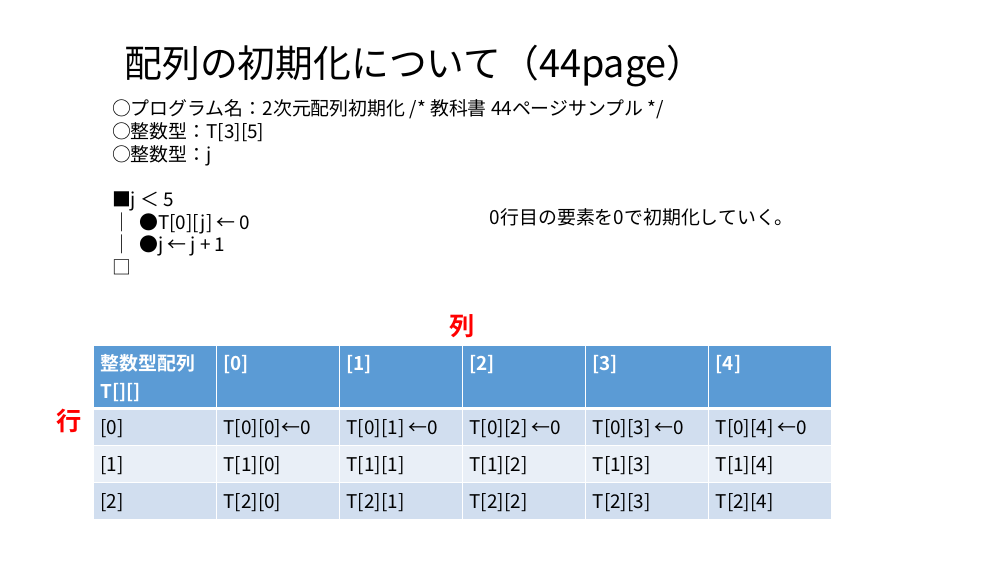
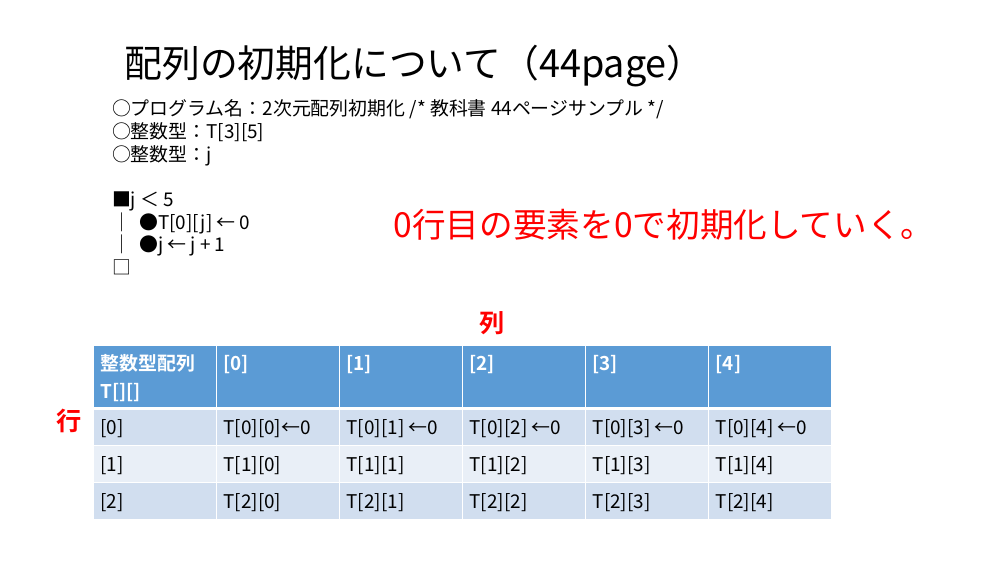
Before and after one commit to masakage/algorithm, a slide deck: slide 4 of docs/第7回2次元配列・計算量.pptx. Drawn at 1008x567 pixels with LibreOffice and Linux fonts; fonts in the diff are those of the drawing. Boxes give left, top, right and bottom in pixels: in the first picture for what was removed or moved away, otherwise in the second. Text is boxed around its words. In the diff, an @@ line names an element or a change of style, - is before the commit and + after.

```diff
--- a/docs/第7回2次元配列・計算量.pptx
+++ b/docs/第7回2次元配列・計算量.pptx
@@ text "0行目の要素を0で初期化していく。": place and size @@
-text "0行目の要素を0で初期化していく。" at [490, 208, 794, 226]
+text "0行目の要素を0で初期化していく。" at [394, 208, 935, 240]
@@ text "0行目の要素を0で初期化していく。" at [394, 208, 935, 240]: size 18 to 32 pt, text colour #000000 to #FF0000 @@
@@ text "列": place and size @@
-text "列" at [449, 314, 474, 338]
+text "列" at [479, 311, 504, 335]
```
Also in this commit, not shown: 5 other slides changed.
